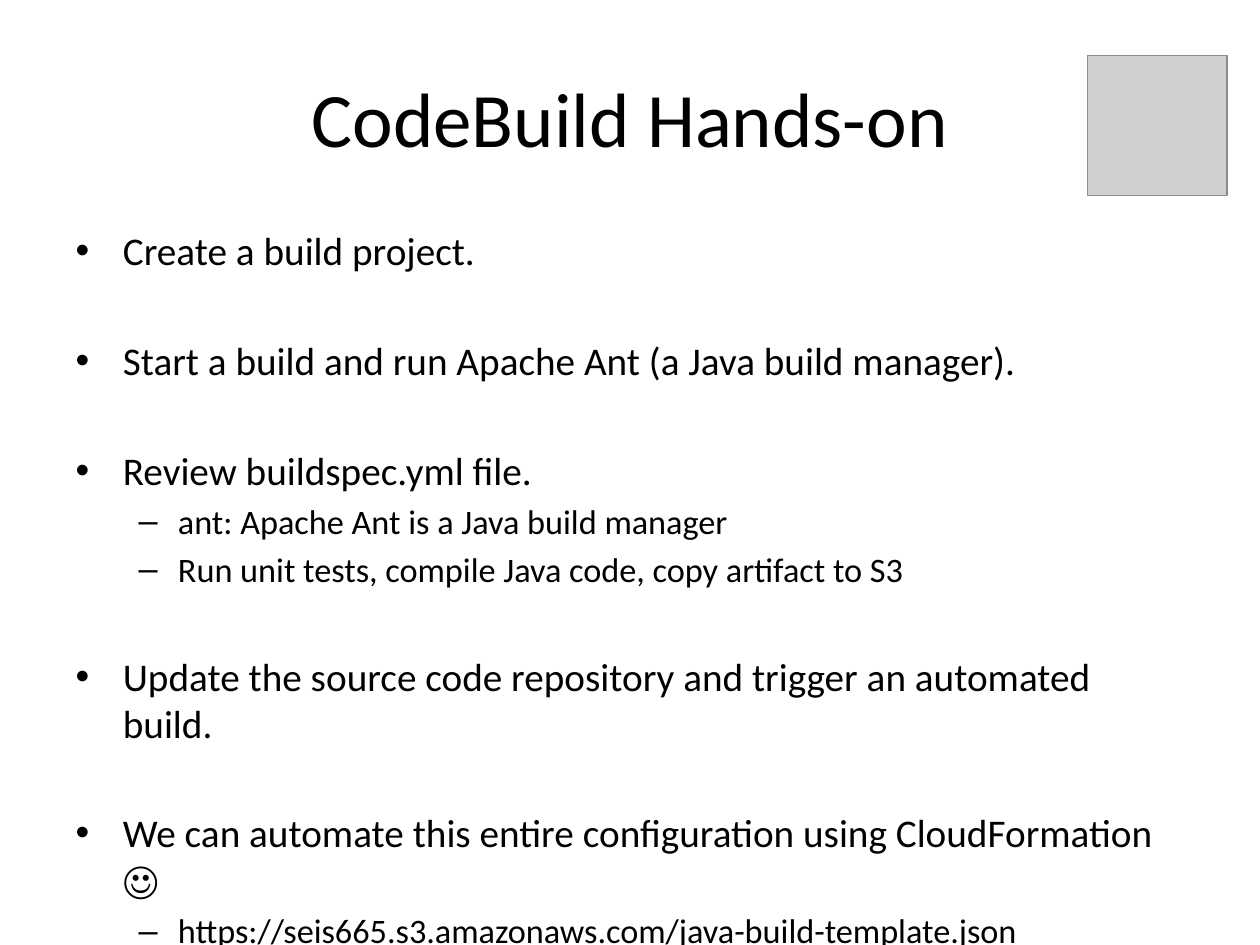
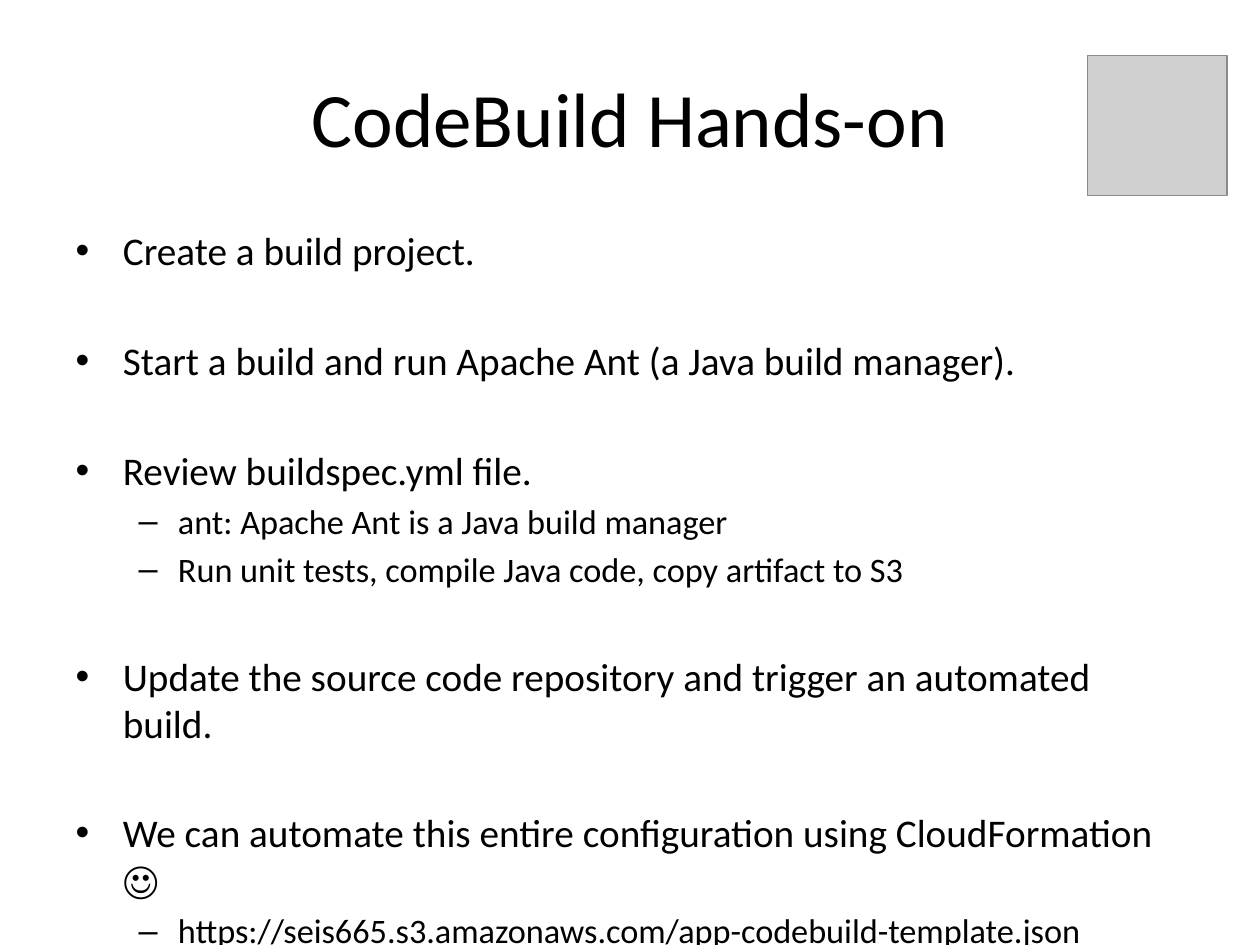
Before and after one commit to jasondbaker/infrastructure-class, a slide deck: slide 26 of lectures/infrastructure-week-10.pptx. Drawn at 1260x945 pixels with LibreOffice and Linux fonts; fonts in the diff are those of the drawing; grey boxes stand for pictures. Boxes give left, top, right and bottom in pixels: in the first picture for what was removed or moved away, otherwise in the second. Text is boxed around its words. In the diff, an @@ line names an element or a change of style, - is before the commit and + after.

```diff
--- a/lectures/infrastructure-week-10.pptx
+++ b/lectures/infrastructure-week-10.pptx
@@ text at <box>178,919,1080,945</box>: text changed @@
-  – https://seis665.s3.amazonaws.com/java-build-template.json
+  – https://seis665.s3.amazonaws.com/app-codebuild-template.json
```
Also in this commit, not shown: 5 slides added, 3 other files.
